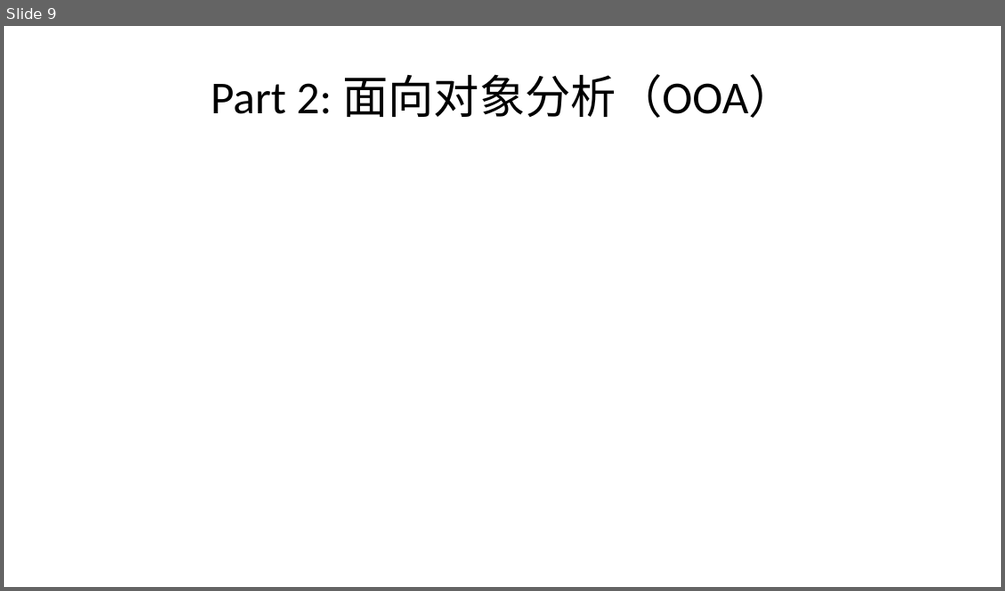
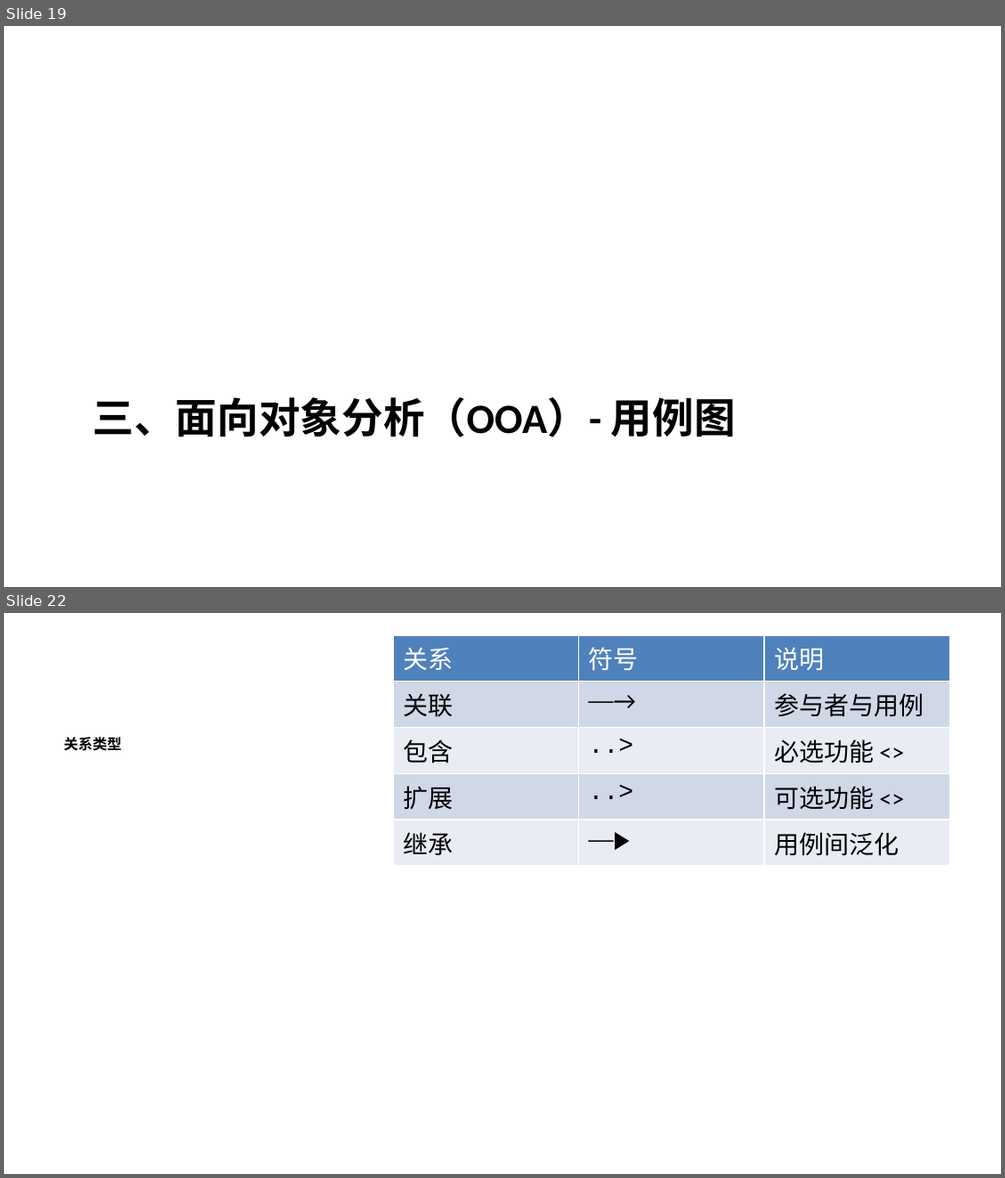
Before and after one commit to yinglichina8848/sqlrustgo, a slide deck: docs/教学计划/PPT/第3讲-面向对象分析设计与实现.pptx. Shown one above the other, each under a label of ours: slide 9 before the commit, slides 19 and 22 after it; the slides between them are not shown. The pictures are 1005x591 and 1005x1178 pixels, drawn with LibreOffice and Linux fonts; fonts in the diff are those of the drawing. Boxes give left, top, right and bottom in pixels: in the first picture for what was removed or moved away, otherwise in the second. Text is boxed around its words. In the diff, an @@ line names an element or a change of style, - is before the commit and + after.

Commit message:
docs: 重新组织第3讲PPT结构 - OOA用用例图→概念类图

```diff
--- a/docs/教学计划/PPT/第3讲-面向对象分析设计与实现.pptx
+++ b/docs/教学计划/PPT/第3讲-面向对象分析设计与实现.pptx
@@ slide 22 added at <box>4,613,1001,1174</box>, background #FFFFFF @@
@@ table added at <box>393,635,949,1112</box>, 5 rows, 3 columns @@
+关系 | 符号 | 说明
+关联 | ──→ | 参与者与用例
+包含 | ..> | 必选功能 <>
+扩展 | ..> | 可选功能 <>
+继承 | ──▶ | 用例间泛化
@@ text added at <box>64,737,121,751</box>, 10.5 pt, text #000000, bold @@
+关系类型
@@ what was slide 9 is now slide 19 @@
@@ slide 19 changed as well @@
@@ title "三、面向对象分析（OOA）- 用例图" at <box>93,397,736,437</box>: vertical alignment middle to top @@
@@ title at <box>93,397,736,437</box>: text changed; size 33 to 30 pt; bold on @@
-Part 2: 面向对象分析（OOA）
+三、面向对象分析（OOA）- 用例图
```
Also in this commit, not shown: 17 other slides changed, 33 other slides added, 13 slides removed.
